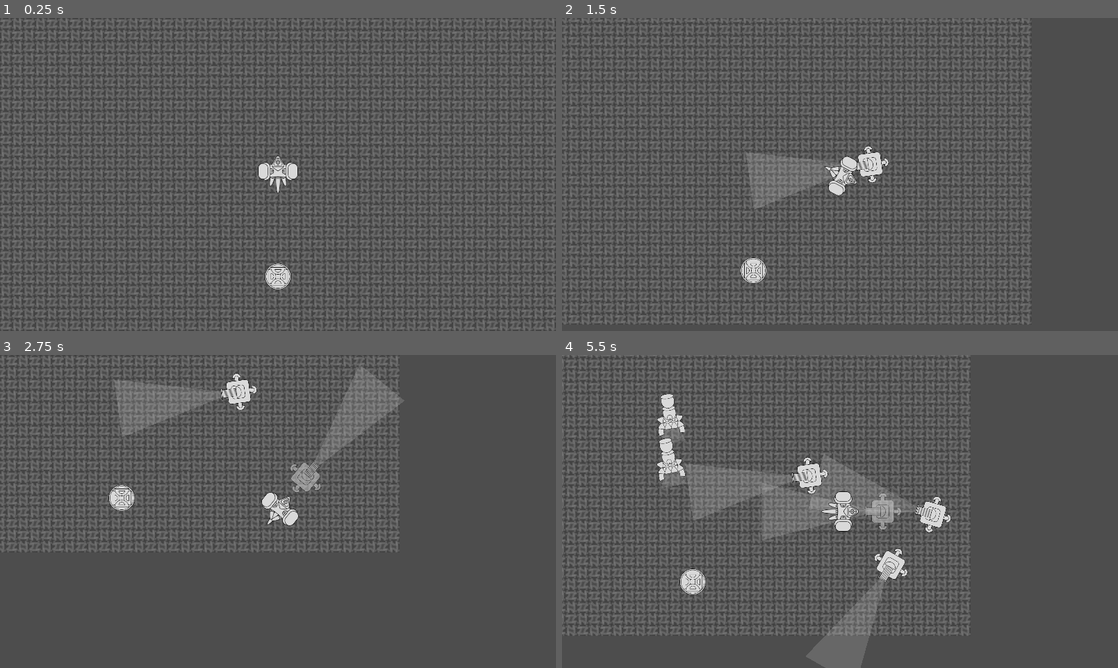
Above: before the commit, frames 1-4 (two rows, left to right).
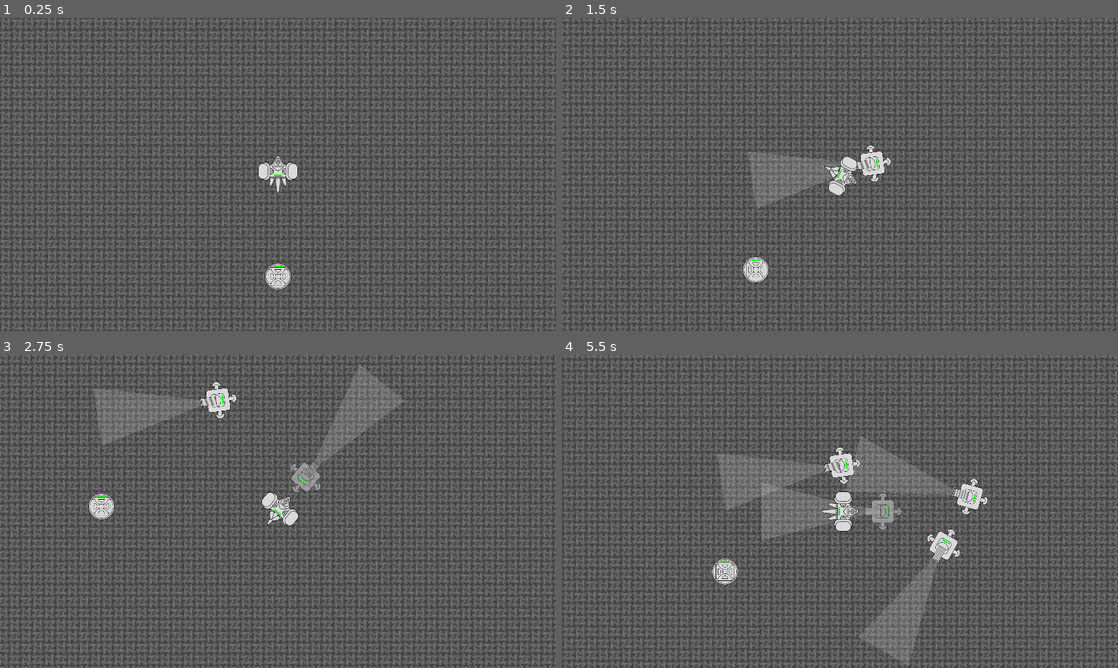
Above: after the commit, the same moments.

Repository: Shrekie/Corvus
Game: Godot game, scene res://Scenarios/PlayerGrounds.tscn
Two runs of this game, one before a commit and one after it. Both use one fixed random seed, a clock stepped at 60 frames per second and the inputs below. Before the commit the project starts from res://TestScenarios/PlayerGrounds.tscn.
Inputs (mouse positions are in pixels of both pictures, inside the frame that each line leads up to):
- Up to frame 1 (0.25 s): no input
- Up to frame 2 (1.5 s): tap Enter at 0.5 s; move the mouse to (962, 158) at 0.52 s; hold D (move_right) 0.53-1.28 s; tap Space (build) at 0.6, 1.35 s; move the mouse to (728, 190) at 1.27 s; hold S (move_down) from 1.28 s (still down)
- Up to frame 3 (2.75 s): move the mouse to (333, 442) at 2.02 s; release S (move_down) at 2.03 s; hold D (move_right) from 2.03 s (still down); tap Space (build) at 2.1 s
- Up to frame 4 (5.5 s): move the mouse to (812, 574) at 2.77 s; release D (move_right) at 2.78 s; hold W (move_up) 2.78-3.53 s; tap Space (build) every 0.75 s from 2.85 to 5.1 s; move the mouse to (1006, 558) at 3.52 s; hold A (move_left) 3.53-5.03 s; move the mouse to (673, 464) at 4.27 s; move the mouse to (867, 511) at 5.02 s; hold S (move_down) from 5.03 s (still down)

The runs differ from the first frame. In frame 1, 14% of the frame differs, in the area x 0-100%, y 0-100%; in frame 2, 27%; in frame 3, 28%; in frame 4, 32%.

Commit message:
healthbars for all damagble, collision inhibition for all on turret, goldswing collision on soulvortex fixed, floor limits as module

Diff:
--- a/Characters/HorrorGetchup.tscn
+++ b/Characters/HorrorGetchup.tscn
@@ -122,6 +122,7 @@
 shape = SubResource("CapsuleShape2D_qoton")
 
 [node name="Lifeforce" parent="." node_paths=PackedStringArray("host") instance=ExtResource("5_cl2w1")]
+position = Vector2(0, -40)
 host = NodePath("..")
 
 [node name="SoulHuntingAttraction" parent="." node_paths=PackedStringArray("hunter") instance=ExtResource("6_en4lk")]
--- a/Characters/PlayableCharacter.gd
+++ b/Characters/PlayableCharacter.gd
@@ -7,6 +7,10 @@
 @export var friction = 100
 
 var locked_rotation = false
+
+@export var floor_boundary : Sprite2D
+
+
 
 func _physics_process(delta):
 	movement_actions(delta)
@@ -39,6 +43,7 @@
 		rotation = velocity.angle() + PI / 2
 
 	move_and_slide()
+	position = floor_boundary.limit_to_square(position)
 
 func _on_building_planter_placement_started():
 	# Turn and freeze to mouse position
--- a/Characters/PlayableCharacter.tscn
+++ b/Characters/PlayableCharacter.tscn
@@ -1,9 +1,10 @@
-[gd_scene load_steps=12 format=3 uid="uid://c6i1y7bqrkbwx"]
+[gd_scene load_steps=13 format=3 uid="uid://c6i1y7bqrkbwx"]
 
 [ext_resource type="Script" path="res://Characters/PlayableCharacter.gd" id="1_mpdhb"]
 [ext_resource type="Texture2D" uid="uid://dtaiao5xchr33" path="res://Sprites/PlayableCharacter.png" id="2_v0wk8"]
 [ext_resource type="PackedScene" uid="uid://dgxaelin8gkdk" path="res://Generators/BuildingPlanter.tscn" id="3_4t75x"]
 [ext_resource type="Texture2D" uid="uid://cuf2iyw0avcfr" path="res://Sprites/PlayableCharacterMovingSheet.png" id="3_vsvva"]
+[ext_resource type="PackedScene" uid="uid://dbo8esip3an1k" path="res://Tendencies/Lifeforce.tscn" id="5_w1w5y"]
 
 [sub_resource type="AtlasTexture" id="AtlasTexture_dwesx"]
 atlas = ExtResource("2_v0wk8")
@@ -62,7 +63,9 @@
 [sub_resource type="CircleShape2D" id="CircleShape2D_e8foa"]
 radius = 57.0088
 
-[node name="PlayableCharacter" type="CharacterBody2D"]
+[node name="PlayableCharacter" type="CharacterBody2D" groups=["defender_killable"]]
+motion_mode = 1
+safe_margin = 18.181
 script = ExtResource("1_mpdhb")
 metadata/_edit_group_ = true
 
@@ -74,11 +77,15 @@
 [node name="Camera2D" type="Camera2D" parent="."]
 
 [node name="CollisionShape2D" type="CollisionShape2D" parent="."]
-position = Vector2(0, -5)
 shape = SubResource("CircleShape2D_e8foa")
 
 [node name="BuildingPlanter" parent="." node_paths=PackedStringArray("placer_node") instance=ExtResource("3_4t75x")]
 placer_node = NodePath("..")
 
+[node name="Lifeforce" parent="." node_paths=PackedStringArray("host") instance=ExtResource("5_w1w5y")]
+z_index = 1
+position = Vector2(0, 5)
+host = NodePath("..")
+
 [connection signal="placement_ended" from="BuildingPlanter" to="." method="_on_building_planter_placement_ended"]
 [connection signal="placement_started" from="BuildingPlanter" to="." method="_on_building_planter_placement_started"]
--- a/Erections/PreciseGunTurret.gd
+++ b/Erections/PreciseGunTurret.gd
@@ -1,10 +1,14 @@
 extends StaticBody2D
 
 func disable_building_structure():
+	set_collision_layer_value(1, false)
 	$TurretStructure.turret_spender.disable_cone_detection()
+	$Lifeforce.damagble = false
 
 func enable_building_structure():
+	set_collision_layer_value(1, true)
 	$TurretStructure.turret_spender.enable_cone_detection()
+	$Lifeforce.damagble = true
 
 func _on_cone_damager_damage_dealt():
 	$AnimatedSprite2D.play("fire")
--- a/Erections/PreciseGunTurret.tscn
+++ b/Erections/PreciseGunTurret.tscn
@@ -88,7 +88,9 @@
 radius = 38.0
 height = 104.0
 
-[node name="Precise Gun Turret" type="StaticBody2D" groups=["defender_killable"]]
+[node name="PreciseGunTurret" type="StaticBody2D" groups=["defender_killable"]]
+collision_layer = 8
+collision_mask = 11
 script = ExtResource("1_hig50")
 metadata/_edit_group_ = true
 
@@ -109,7 +111,9 @@
 turret_spender = NodePath("../ConeDamager")
 
 [node name="Lifeforce" parent="." node_paths=PackedStringArray("host") instance=ExtResource("8_l8p88")]
+position = Vector2(0, 16)
 host = NodePath("..")
+damagble = false
 
 [connection signal="damage_dealt" from="ConeDamager" to="." method="_on_cone_damager_damage_dealt"]
 [connection signal="host_damaged" from="Lifeforce" to="." method="_on_lifeforce_host_damaged"]
--- a/Generators/HorrorSpawner.gd
+++ b/Generators/HorrorSpawner.gd
@@ -3,12 +3,20 @@
 @export var horror_spawn_scene: PackedScene
 @export var soul_to_hunt = Node2D.new()
 @export var despawn_notifier = Node.new()
+@export var floor_boundary : Sprite2D
 
 func _on_spawn_timer_timeout():
 	var horror_spawn = horror_spawn_scene.instantiate()
-	horror_spawn.position.y = -500
-	horror_spawn.position.x = randi_range(-200, 200)
+
+	horror_spawn.position.y = \
+	randf_range(floor_boundary.get_rect().position.y,\
+	floor_boundary.get_rect().end.y)
+
+	horror_spawn.position.x = \
+	randf_range(floor_boundary.get_rect().position.x,\
+	floor_boundary.get_rect().end.x)
+
 	horror_spawn.get_node("SoulHuntingAttraction").soul_to_hunt = soul_to_hunt
 	horror_spawn.get_node("Lifeforce").host_death.connect(despawn_notifier._on_horror_died)
+
 	add_sibling(horror_spawn)
-	#horror_spawn.move_and_collide(horror_spawn.position, true) == null
--- a/Props/SoulVortex.gd
+++ b/Props/SoulVortex.gd
@@ -1,4 +1,9 @@
 extends RigidBody2D
+
+@export var floor_boundary : Sprite2D
+
+func _physics_process(_delta):
+	position = floor_boundary.limit_to_square(position)
 
 func _on_lifeforce_host_death():
 	pass
--- a/Props/SoulVortex.tscn
+++ b/Props/SoulVortex.tscn
@@ -46,6 +46,7 @@
 shape = SubResource("CircleShape2D_mfkq3")
 
 [node name="Lifeforce" parent="." node_paths=PackedStringArray("host") instance=ExtResource("2_rmyci")]
+position = Vector2(0, -32)
 host = NodePath("..")
 
 [connection signal="host_damaged" from="Lifeforce" to="." method="_on_lifeforce_host_damaged"]
--- /dev/null
+++ b/Scenarios/Floor.gd
@@ -0,0 +1,4 @@
+extends Sprite2D
+
+func limit_to_square(position_area):
+	return position_area.clamp(get_rect().position, get_rect().end)
--- /dev/null
+++ b/Scenarios/Floor.tscn
@@ -0,0 +1,11 @@
+[gd_scene load_steps=3 format=3 uid="uid://c3bsxut8bu0b3"]
+
+[ext_resource type="Texture2D" uid="uid://ddtl8y842dedi" path="res://Sprites/FloorPattern.png" id="1_5wvli"]
+[ext_resource type="Script" path="res://Scenarios/Floor.gd" id="2_n2230"]
+
+[node name="Floor" type="Sprite2D"]
+texture_repeat = 2
+texture = ExtResource("1_5wvli")
+region_enabled = true
+region_rect = Rect2(0, 0, 5760, 3240)
+script = ExtResource("2_n2230")
--- /dev/null
+++ b/Scenarios/PlayerGrounds.tscn
@@ -0,0 +1,27 @@
+[gd_scene load_steps=6 format=3 uid="uid://ck7h1yqg0tbb3"]
+
+[ext_resource type="PackedScene" uid="uid://c3bsxut8bu0b3" path="res://Scenarios/Floor.tscn" id="1_5owce"]
+[ext_resource type="PackedScene" uid="uid://c6i1y7bqrkbwx" path="res://Characters/PlayableCharacter.tscn" id="2_g3a6m"]
+[ext_resource type="PackedScene" uid="uid://3l6df34nlry" path="res://Generators/HorrorSpawner.tscn" id="3_kn5h0"]
+[ext_resource type="PackedScene" uid="uid://e3kfjk2kylf2" path="res://Props/SoulVortex.tscn" id="4_e36lg"]
+[ext_resource type="Script" path="res://Accomplishers/ShopGains.gd" id="5_h2x7u"]
+
+[node name="PlayerGrounds" type="Node"]
+
+[node name="Floor" parent="." instance=ExtResource("1_5owce")]
+
+[node name="PlayableCharacter" parent="." node_paths=PackedStringArray("floor_boundary") instance=ExtResource("2_g3a6m")]
+floor_boundary = NodePath("../Floor")
+
+[node name="HorrorSpawner" parent="." node_paths=PackedStringArray("soul_to_hunt", "despawn_notifier", "floor_boundary") instance=ExtResource("3_kn5h0")]
+position = Vector2(0, -320)
+soul_to_hunt = NodePath("../SoulVortex")
+despawn_notifier = NodePath("../ShopGains")
+floor_boundary = NodePath("../Floor")
+
+[node name="SoulVortex" parent="." node_paths=PackedStringArray("floor_boundary") instance=ExtResource("4_e36lg")]
+position = Vector2(0, 352)
+floor_boundary = NodePath("../Floor")
+
+[node name="ShopGains" type="Node" parent="."]
+script = ExtResource("5_h2x7u")
--- a/Tendencies/Lifeforce.gd
+++ b/Tendencies/Lifeforce.gd
@@ -2,20 +2,26 @@
 
 @export var host = Node.new()
 var health = 100
+@export var damagble = true
 
 signal host_damaged()
 signal host_death()
 
 func damage_host(health_damage):
-	if (health > 0):
-		health -= health_damage
-		if (health <= 0):
-			host_death.emit()
-			host_damaged.emit()
+	if (damagble):
+		if (health > 0):
+			health -= health_damage
+			if (health <= 0):
+				host_death.emit()
+				host_damaged.emit()
+			else:
+				host_damaged.emit()
 		else:
 			host_damaged.emit()
-	else:
-		host_damaged.emit()
+
+func _on_host_damaged():
+	$HealthBar.polygon[2].x = health
+	$HealthBar.polygon[3].x = health
 
 ## Blinks canvas item as if taking damage
 func modulate_damage_color(modulating: CanvasItem, \
--- a/Tendencies/Lifeforce.tscn
+++ b/Tendencies/Lifeforce.tscn
@@ -2,5 +2,19 @@
 
 [ext_resource type="Script" path="res://Tendencies/Lifeforce.gd" id="1_upl7e"]
 
-[node name="Lifeforce" type="Node"]
+[node name="Lifeforce" type="Node2D"]
 script = ExtResource("1_upl7e")
+
+[node name="HealthBackground" type="Polygon2D" parent="."]
+position = Vector2(-15, 0)
+scale = Vector2(0.3, 0.3)
+color = Color(1, 0, 0, 1)
+polygon = PackedVector2Array(0, -16, 0, 0, 100, 0, 100, -16)
+
+[node name="HealthBar" type="Polygon2D" parent="."]
+position = Vector2(-15, 0)
+scale = Vector2(0.3, 0.3)
+color = Color(0, 1, 0, 1)
+polygon = PackedVector2Array(0, -16, 0, 0, 100, 0, 100, -16)
+
+[connection signal="host_damaged" from="." to="." method="_on_host_damaged"]
--- a/TestScenarios/PlayerGrounds.tscn
+++ /dev/null
@@ -1,28 +0,0 @@
-[gd_scene load_steps=6 format=3 uid="uid://ck7h1yqg0tbb3"]
-
-[ext_resource type="PackedScene" uid="uid://c6i1y7bqrkbwx" path="res://Characters/PlayableCharacter.tscn" id="1_olwlq"]
-[ext_resource type="Texture2D" uid="uid://ddtl8y842dedi" path="res://Sprites/FloorPattern.png" id="1_wr0jf"]
-[ext_resource type="PackedScene" uid="uid://e3kfjk2kylf2" path="res://Props/SoulVortex.tscn" id="4_3w0d4"]
-[ext_resource type="PackedScene" uid="uid://3l6df34nlry" path="res://Generators/HorrorSpawner.tscn" id="4_bllfj"]
-[ext_resource type="Script" path="res://Accomplishers/ShopGains.gd" id="5_qa1fp"]
-
-[node name="PlayerGrounds" type="Node"]
-
-[node name="Floor" type="Sprite2D" parent="."]
-texture_repeat = 2
-texture = ExtResource("1_wr0jf")
-region_enabled = true
-region_rect = Rect2(0, 0, 1920, 1080)
-
-[node name="PlayableCharacter" parent="." instance=ExtResource("1_olwlq")]
-
-[node name="HorrorSpawner" parent="." node_paths=PackedStringArray("soul_to_hunt", "despawn_notifier") instance=ExtResource("4_bllfj")]
-position = Vector2(0, -320)
-soul_to_hunt = NodePath("../SoulVortex")
-despawn_notifier = NodePath("../ShopGains")
-
-[node name="SoulVortex" parent="." instance=ExtResource("4_3w0d4")]
-position = Vector2(0, 352)
-
-[node name="ShopGains" type="Node" parent="."]
-script = ExtResource("5_qa1fp")
--- a/project.godot
+++ b/project.godot
@@ -11,7 +11,7 @@
 [application]
 
 config/name="Corvus"
-run/main_scene="res://TestScenarios/PlayerGrounds.tscn"
+run/main_scene="res://Scenarios/PlayerGrounds.tscn"
 config/features=PackedStringArray("4.2", "Forward Plus")
 config/icon="res://icon.svg"
 
